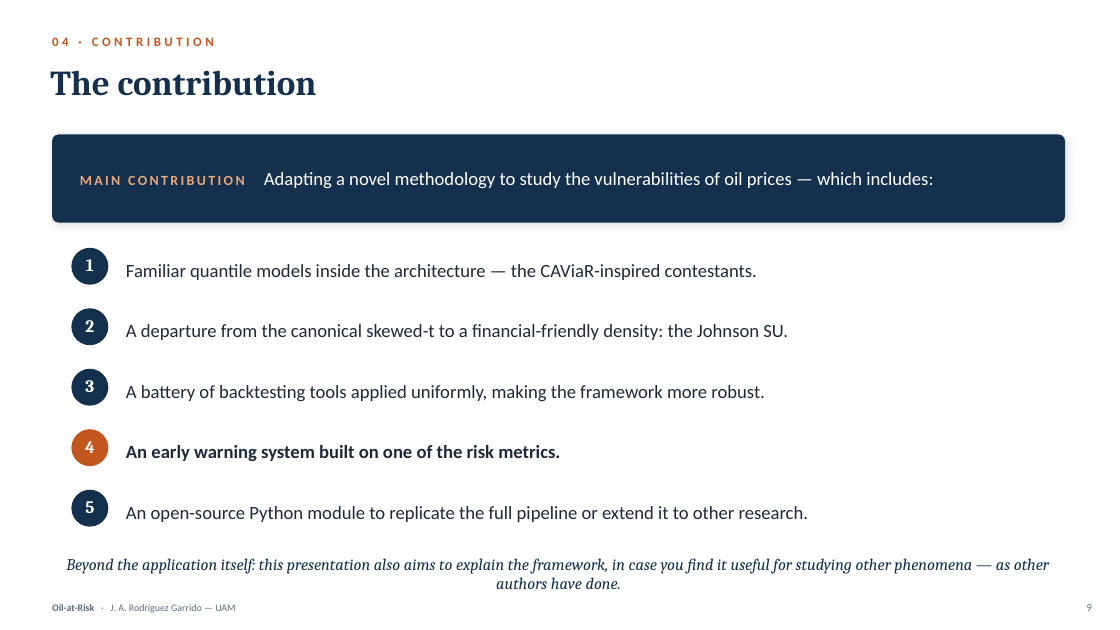
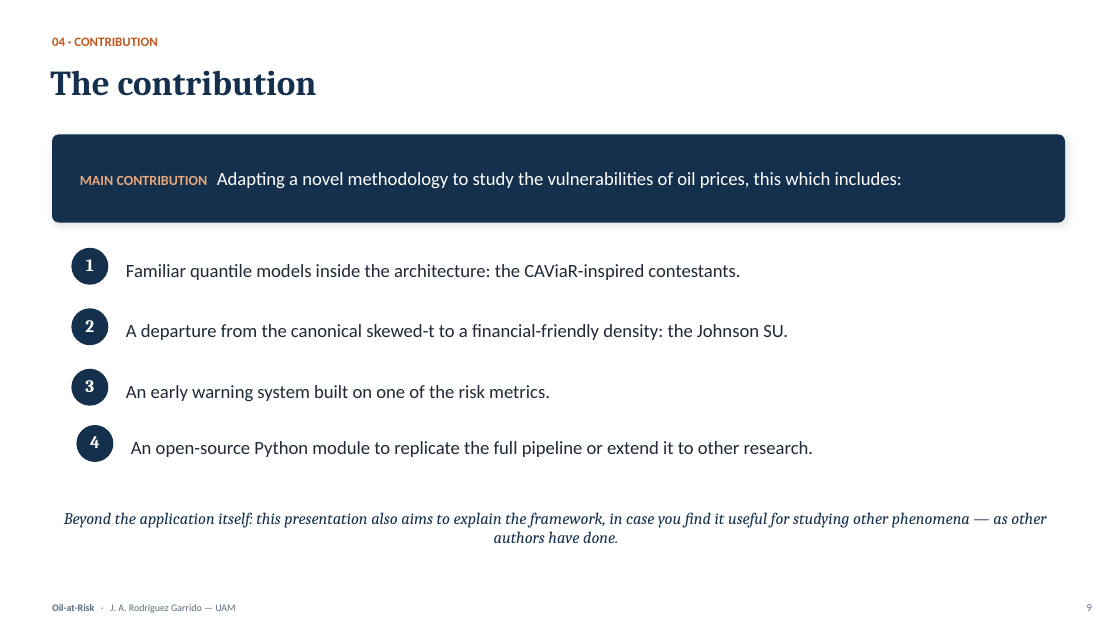
Before and after one commit to Alejandro-bot-one/Oil-at-Risk, a slide deck: slide 8 of deliverable/presentation/Oil-at-Risk_Defense.pptx (slide 9 before the commit). Drawn at 1120x630 pixels with LibreOffice and Linux fonts; fonts in the diff are those of the drawing. Boxes give left, top, right and bottom in pixels: in the first picture for what was removed or moved away, otherwise in the second. Text is boxed around its words. In the diff, an @@ line names an element or a change of style, - is before the commit and + after.

```diff
--- a/deliverable/presentation/Oil-at-Risk_Defense.pptx
+++ b/deliverable/presentation/Oil-at-Risk_Defense.pptx
@@ text "04 · CONTRIBUTION" at bbox=[52, 37, 157, 46]: letter spacing 3 to 0 pt @@
@@ text at bbox=[80, 172, 902, 188]: text changed @@
-MAIN CONTRIBUTION Adapting a novel methodology to study the vulnerabilities of oil prices — which includes:
+MAIN CONTRIBUTION Adapting a novel methodology to study the vulnerabilities of oil prices, this which includes:
@@ text at bbox=[126, 264, 740, 280]: text changed @@
-Familiar quantile models inside the architecture — the CAViaR-inspired contestants.
+Familiar quantile models inside the architecture: the CAViaR-inspired contestants.
@@ text "An early warning system built ...": place and size @@
-text "An early warning system built ..." at bbox=[126, 445, 560, 461]
+text "An early warning system built ..." at bbox=[126, 385, 550, 401]
@@ text "An early warning system built ..." at bbox=[126, 385, 550, 401]: bold off @@
@@ text removed at bbox=[126, 385, 765, 401] @@
-A battery of backtesting tools applied uniformly, making the framework more robust.
@@ ellipse removed at bbox=[71, 429, 108, 466] @@
@@ ellipse: place and size @@
-ellipse at bbox=[71, 490, 108, 527]
+ellipse at bbox=[76, 425, 113, 462]
@@ text added at bbox=[76, 423, 113, 460], 15 pt, text #FFFFFF, bold @@
+4
@@ text "An open-source Python module to ...": place and size @@
-text "An open-source Python module to ..." at bbox=[126, 506, 808, 522]
+text "An open-source Python module to ..." at bbox=[131, 441, 813, 457]
@@ text "Beyond the application itself: this ...": place and size @@
-text "Beyond the application itself: this ..." at bbox=[66, 558, 1049, 589]
+text "Beyond the application itself: this ..." at bbox=[64, 512, 1046, 543]
@@ text removed at bbox=[85, 501, 94, 513] @@
-5
```
Also in this commit, not shown: 63 other slides changed, 5 slides added, 1 slide removed, 10 other files.
